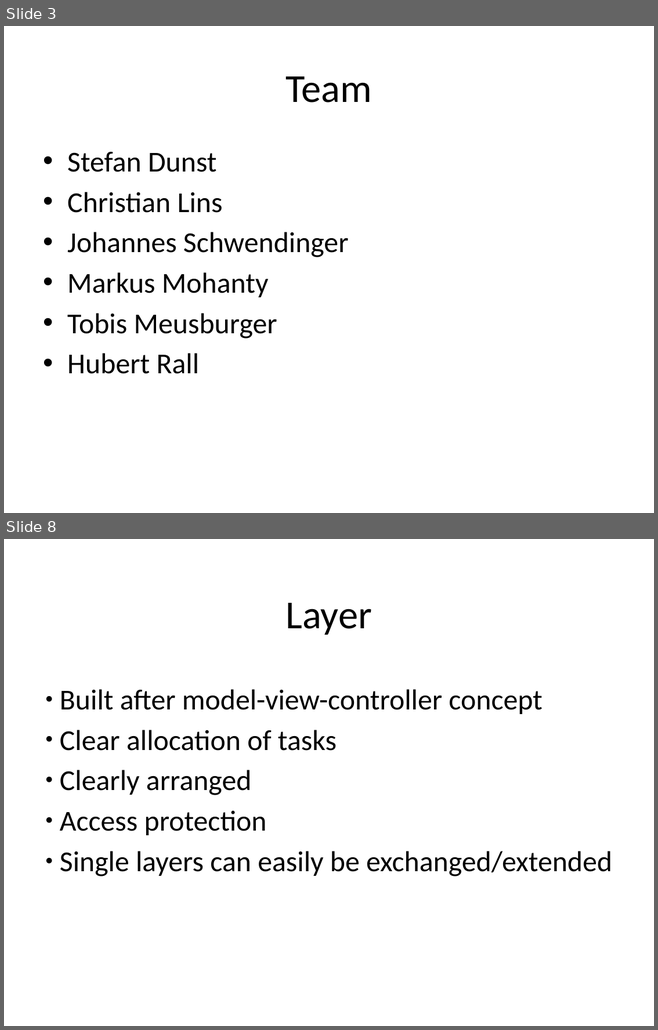
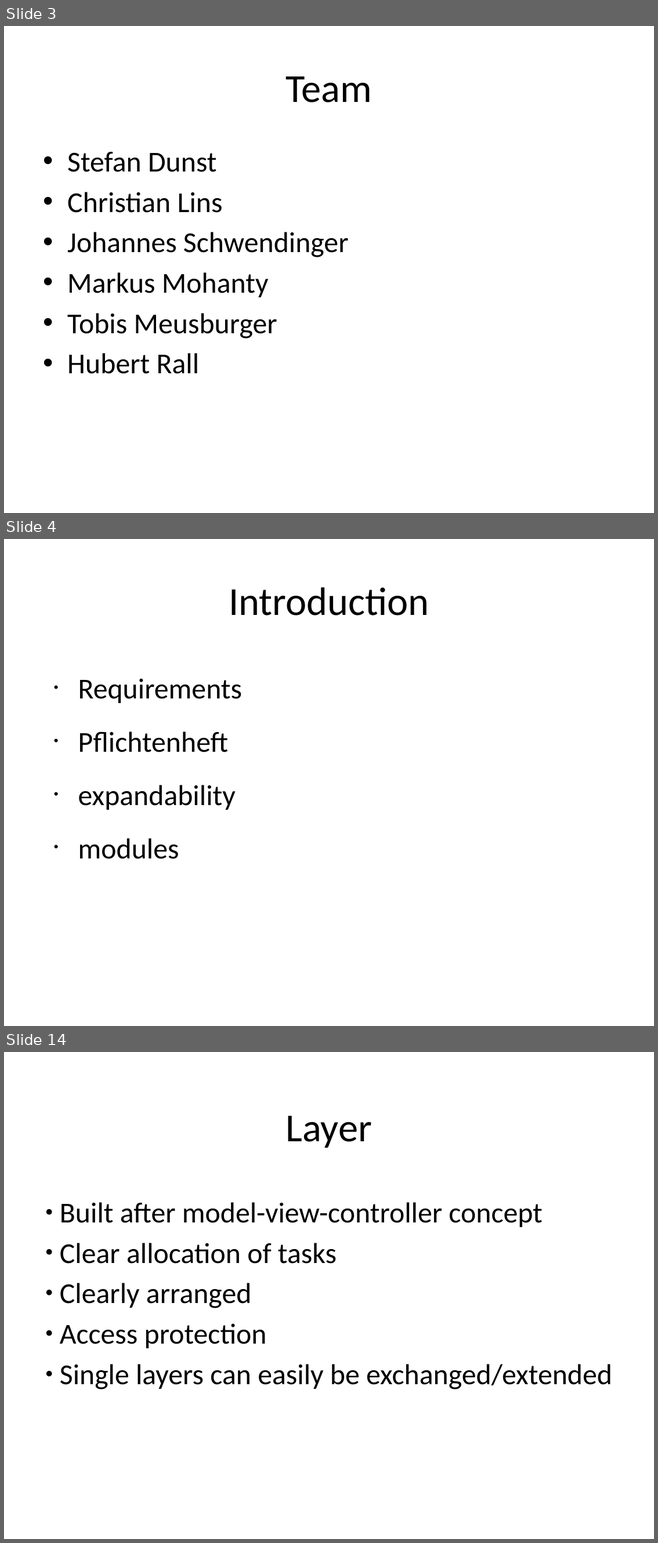
Before and after one commit to markusmo/HotelSoftware, a slide deck: Documentation/Praesentation/PresentationRoomanizer.pptx. Shown one above the other, each under a label of ours: slides 3 and 8 before the commit, slides 3, 4 and 14 after it; the slides between them are not shown. The pictures are 658x1030 and 658x1543 pixels, drawn with LibreOffice and Linux fonts; fonts in the diff are those of the drawing. Boxes give left, top, right and bottom in pixels: in the first picture for what was removed or moved away, otherwise in the second. Text is boxed around its words. In the diff, an @@ line names an element or a change of style, - is before the commit and + after.

```diff
--- a/Documentation/Praesentation/PresentationRoomanizer.pptx
+++ b/Documentation/Praesentation/PresentationRoomanizer.pptx
@@ slide 4 added at <box>4,539,654,1026</box>, background #FFFFFF @@
@@ title added at <box>228,587,429,616</box>, 44 pt, text #000000 @@
+Introduction
@@ text added at <box>78,678,242,859</box>, 32 pt, text #000000 @@
+• Requirements
+• Pflichtenheft
+• expandability
+• modules
@@ what was slide 8 is now slide 14 @@
```
Also in this commit, not shown: 2 slides changed, 9 other slides added, 4 slides removed, 1 other file.
